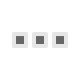
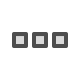
Layered file, before and after one edit (80×80). Changes by layer:
painted on "Objet dynamique vectoriel" over [12, 32, 68, 48]
